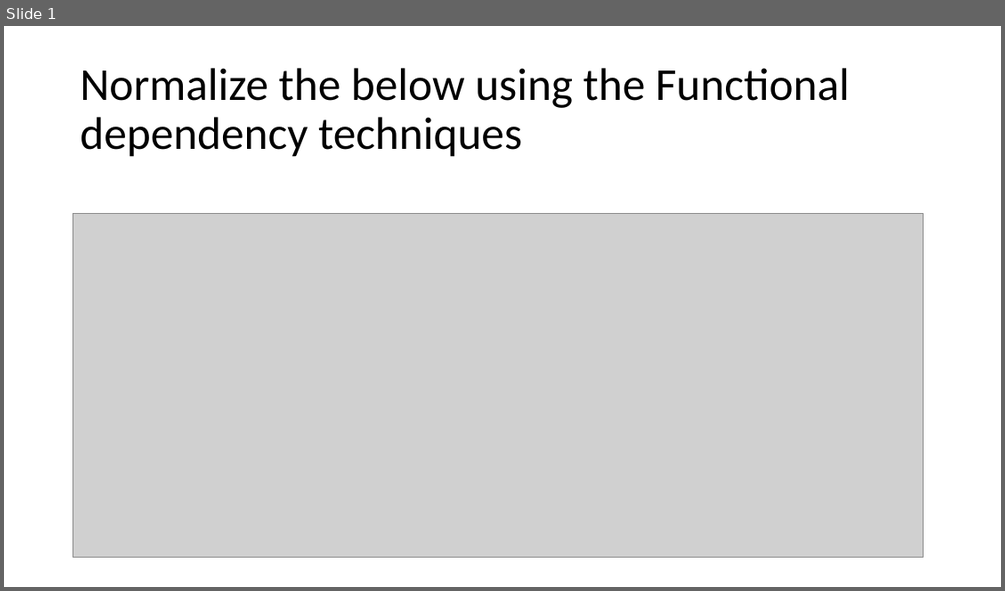
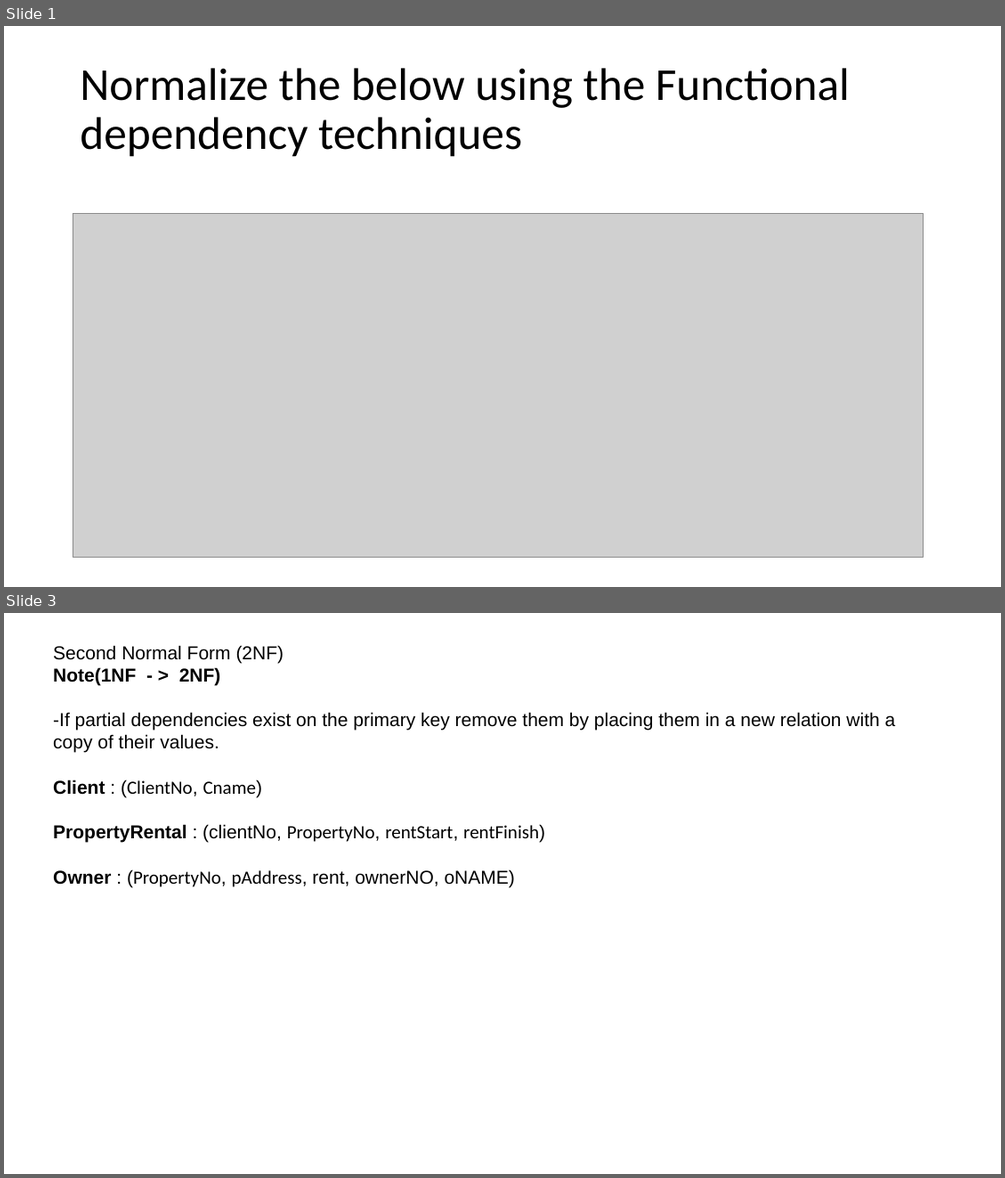
Before and after one commit to hasmukh7/medusind_IT, a slide deck: MS_SQL/Assignments/Normalization_solution.pptx. Shown one above the other, each under a label of ours: slide 1 before the commit, slides 1 and 3 after it; the slides between them are not shown. The pictures are 1005x591 and 1005x1178 pixels, drawn with LibreOffice and Linux fonts; fonts in the diff are those of the drawing; grey boxes stand for pictures. Boxes give left, top, right and bottom in pixels: in the first picture for what was removed or moved away, otherwise in the second. Text is boxed around its words. In the diff, an @@ line names an element or a change of style, - is before the commit and + after.

Commit message:
Normalization added

```diff
--- a/MS_SQL/Assignments/Normalization_solution.pptx
+++ b/MS_SQL/Assignments/Normalization_solution.pptx
@@ slide 3 added at (x1=4, y1=613, x2=1001, y2=1174), background #FFFFFF @@
@@ text added at (x1=53, y1=645, x2=896, y2=887), 18 pt, text #000000 @@
+Second Normal Form (2NF)
+Note(1NF - > 2NF)
+-If partial dependencies exist on the primary key remove them by placing them in a new relation with a copy of their values.
+Client : (ClientNo, Cname)
+PropertyRental : (clientNo, PropertyNo, rentStart, rentFinish)
+Owner : (PropertyNo, pAddress, rent, ownerNO, oNAME)
```
Also in this commit, not shown: 1 slide changed, 1 other slide added.
